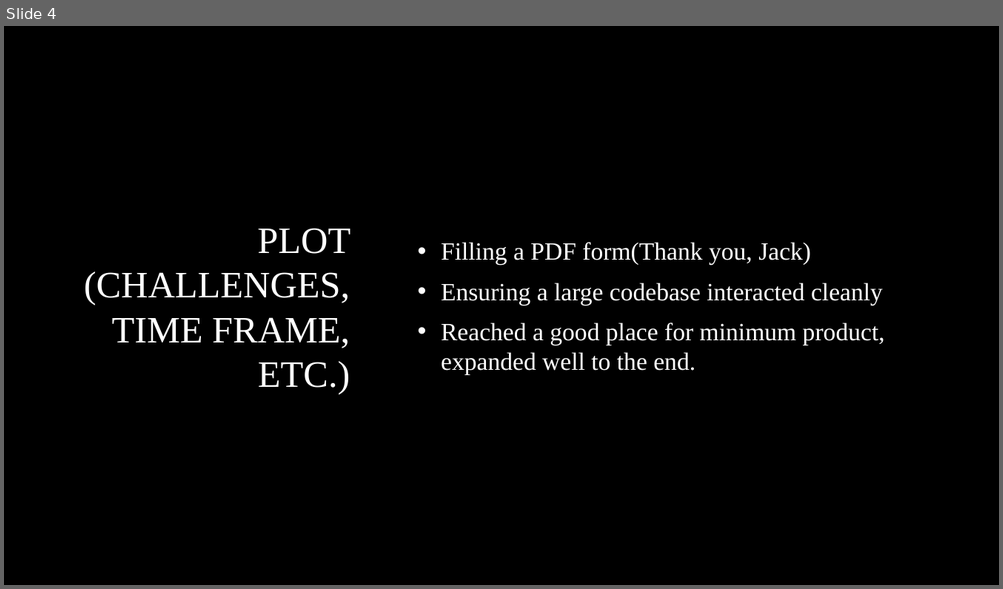
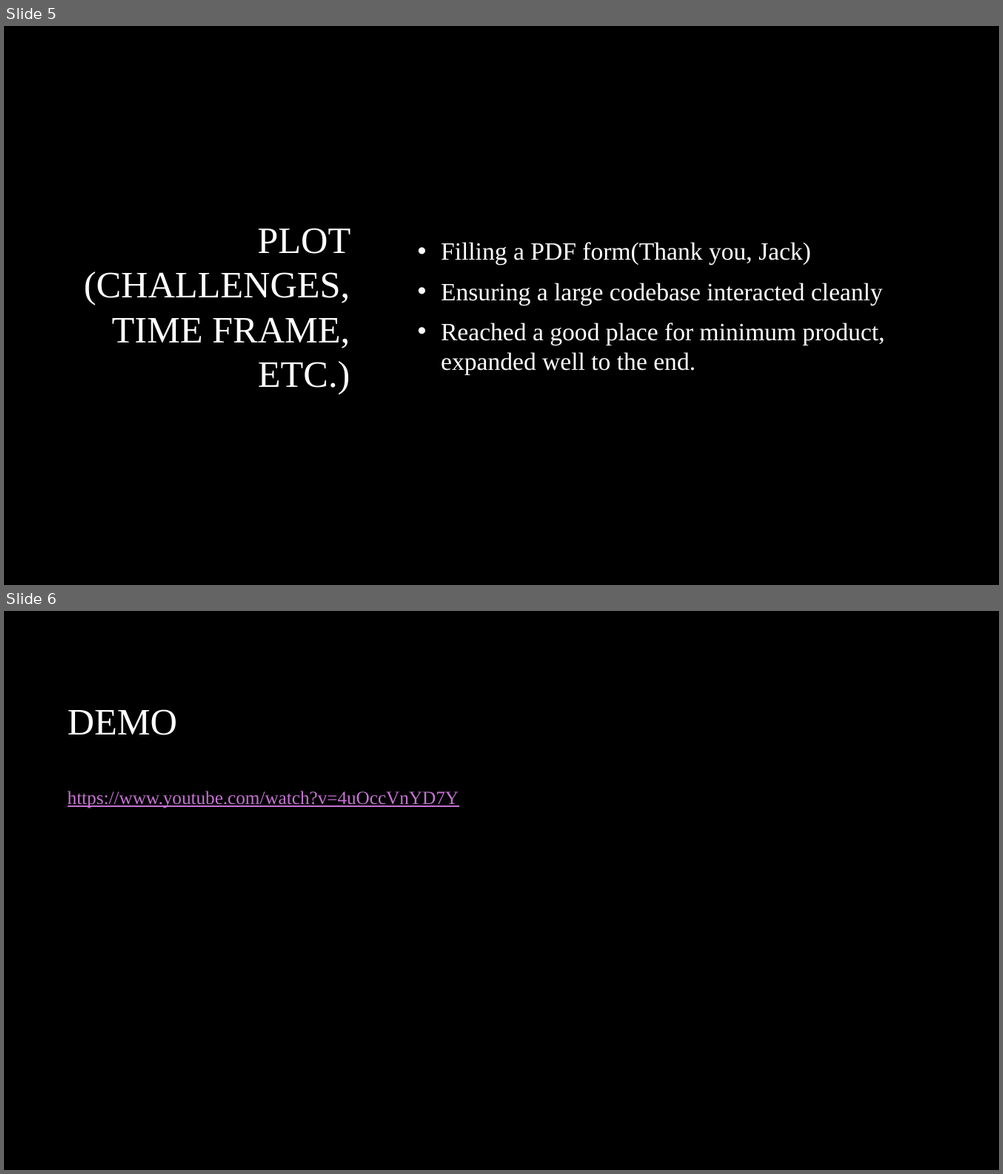
Before and after one commit to TTTriplicate/DnDCharGenerator, a slide deck: FinalProject/DnDPresentation.pptx. Shown one above the other, each under a label of ours: slide 4 before the commit, slides 5 and 6 after it. The pictures are 1003x589 and 1003x1174 pixels, drawn with LibreOffice and Linux fonts; fonts in the diff are those of the drawing; background and template pictures are left out. Boxes give left, top, right and bottom in pixels: in the first picture for what was removed or moved away, otherwise in the second. Text is boxed around its words. In the diff, an @@ line names an element or a change of style, - is before the commit and + after.

```diff
--- a/FinalProject/DnDPresentation.pptx
+++ b/FinalProject/DnDPresentation.pptx
@@ slide 6 added at [4, 611, 999, 1170], background picture (left out) @@
@@ title added at [68, 709, 177, 735], 36 pt, text #FFFFFF @@
+DEMO
@@ text added at [68, 791, 458, 809], 18 pt, text #C573D2, underline @@
+https://www.youtube.com/watch?v=4uOccVnYD7Y
@@ what was slide 4 is now slide 5 @@
```
Also in this commit, not shown: 2 slides changed, 1 other slide added.
